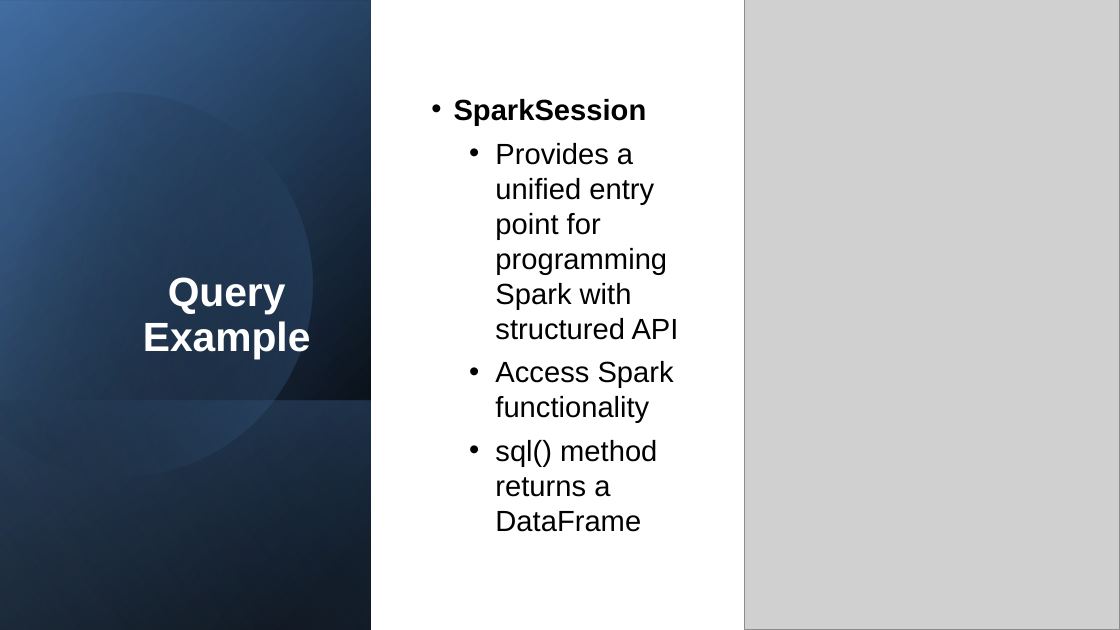
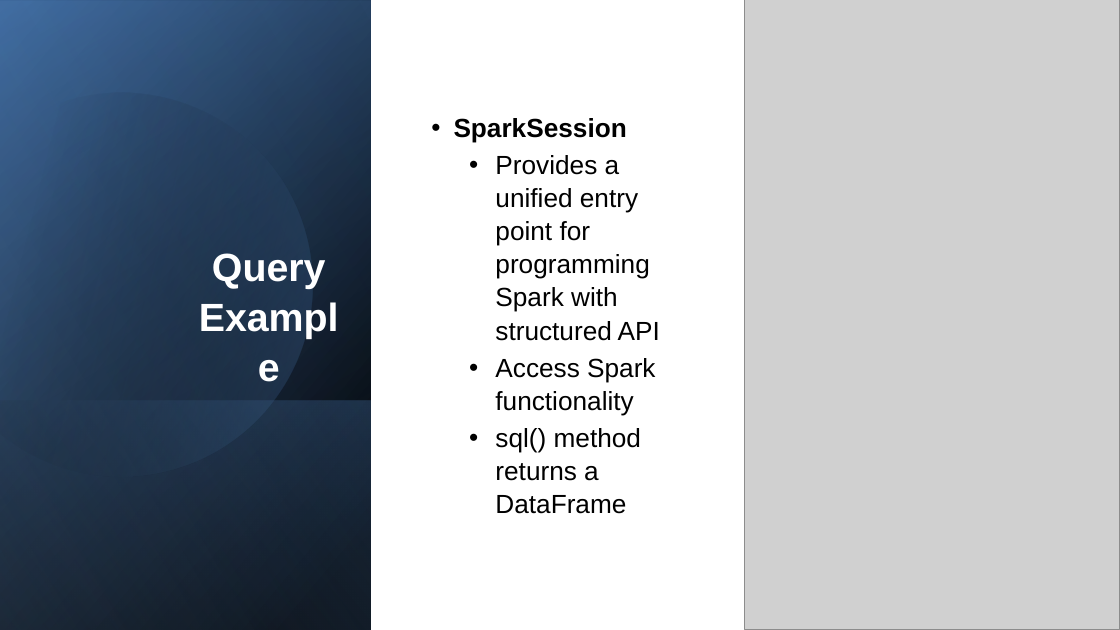
Before and after one commit to zhangyu027/UCI_Hadoop_Apache_Airflow, a slide deck: slide 10 of 02_Slides/M6_SparkSQL.pptx. Drawn at 1120x630 pixels with LibreOffice and Linux fonts; fonts in the diff are those of the drawing; grey boxes stand for pictures. Boxes give left, top, right and bottom in pixels: in the first picture for what was removed or moved away, otherwise in the second. Text is boxed around its words. In the diff, an @@ line names an element or a change of style, - is before the commit and + after.

```diff
--- a/02_Slides/M6_SparkSQL.pptx
+++ b/02_Slides/M6_SparkSQL.pptx
@@ title "Query Example" moved from (x1=143, y1=277, x2=311, y2=359) to (x1=212, y1=253, x2=326, y2=289) @@
@@ title "Query Example" at (x1=212, y1=253, x2=326, y2=289): size 28 to 27 pt; line spacing 0.9 to 1.05; more space between paragraphs; vertical alignment bottom to middle @@
@@ text "SparkSession" at (x1=454, y1=118, x2=660, y2=514): size 20 to 18 pt; line spacing 1 to 1.05; more space between paragraphs; less space between paragraphs @@
```
Also in this commit, not shown: 25 other slides changed, 3 other files.
